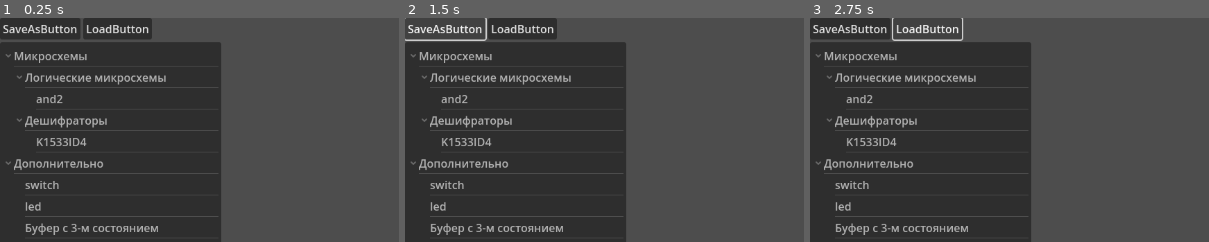
Above: before the commit, frames 1-3 (left to right).
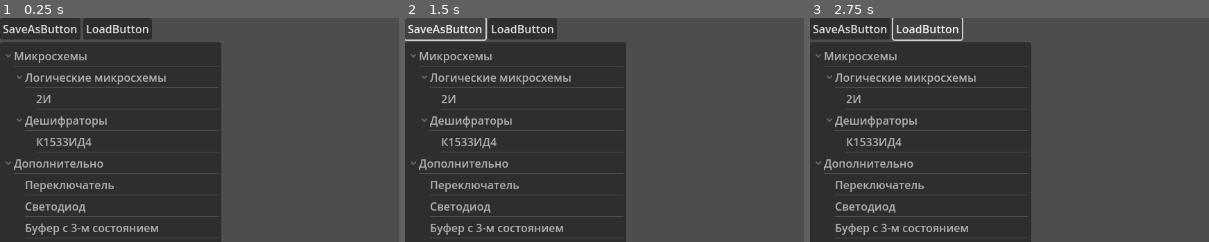
Above: after the commit, the same moments.

Repository: Andrien777/tvbuilder-m
Game: Godot game, scene res://ui/main_scene.tscn
Two runs of this game, one before a commit and one after it. Both use one fixed random seed, a clock stepped at 60 frames per second and the inputs below. The engine's default icon, where the game draws it, is replaced by a stand-in: a white triangle on a blue panel in a dark square.
Inputs (mouse positions are % of the whole screen's width and height, from its top left):
- Up to frame 1 (0.25 s): no input
- Up to frame 2 (1.5 s): tap Enter at 0.5 s; move the mouse to (72, 45) at 0.52 s; press the mouse at (72, 45) at 0.53 s; release the mouse at (72, 45) at 1.25 s; click "SaveAsButton" at 1.25 s
- Up to frame 3 (2.75 s): click "LoadButton" at 2 s
The pictures show only the part of the screen within x 0-50%, y 0-50%; the shares and areas given below are measured in that part.

The runs differ from the first frame. In frame 1, 1.0% of the frame differs, in the area x 6-29%, y 34-88%; in frame 2, 1.0%; in frame 3, 1.0%.
Error before the commit: Parse Error: Expected statement, found "Indent" instead. (res://netlist/netlist_class.gd:160)

Commit message:
Resolved merge conflicts. Kind of stable

Diff:
--- a/components/circuit_component.gd
+++ b/components/circuit_component.gd
@@ -22,7 +22,6 @@
 	var sprite = Sprite2D.new()
 	var hitbox = CollisionShape2D.new()
 	var shape = RectangleShape2D.new()
-	self.comp_name = comp_name
 	shape.size = test_texture.get_size()
 	hitbox.shape = shape
 	height = spec.height
@@ -160,7 +159,7 @@
 		})
 	return {
 		"id": id,
-		"name": comp_name,
+		"name": readable_name,
 		"num_pins": pinsArray.size(),
 		"pins": pinsArray,
 		"width": width,
--- a/components/ic/logic/led.gd
+++ b/components/ic/logic/led.gd
@@ -1,8 +1,8 @@
 extends CircuitComponent
 class_name LED
 var sprite: Sprite2D
-func initialize(spec: ComponentSpecification, comp_name: String)->void:
-	super.initialize(spec, comp_name)
+func initialize(spec: ComponentSpecification)->void:
+	super.initialize(spec)
 	self.scale = Vector2(0.5,1)
 	sprite = Sprite2D.new()
 	sprite.texture = test_texture
--- a/components/ic/logic/switch.gd
+++ b/components/ic/logic/switch.gd
@@ -7,8 +7,8 @@
 func _ready() -> void:
 	pass
 
-func initialize(spec: ComponentSpecification, comp_name: String)->void:
-	super.initialize(spec, comp_name)
+func initialize(spec: ComponentSpecification)->void:
+	super.initialize(spec)
 	self.scale = Vector2(0.5,1)
 	var button = SwitchButton.new()
 	button.initialize(self)
--- a/netlist/netlist_class.gd
+++ b/netlist/netlist_class.gd
@@ -156,8 +156,7 @@
 	for key in nodes.keys():
 		if key.direction == NetConstants.DIRECTION.DIRECTION_INPUT_OUTPUT:
 			key.parent._process_signal()
-
-				print("Short circuit")
+			print("Short circuit")
 
 func get_json_adjacency():
 	var visited: Array[Pin]
--- a/ui/ic_elements_tree/tree_config.json
+++ b/ui/ic_elements_tree/tree_config.json
@@ -8,7 +8,7 @@
 					"group_name": "Логические микросхемы",
 					"subelements": [
 						{
-							"ic_name": "and2",
+							"ic_name": "2И",
 							"config_path": "res://components/ic/configs/and2.json",
 							"logic_class_path": "res://components/ic/logic/And2.gd"
 						}
@@ -18,7 +18,7 @@
 					"group_name": "Дешифраторы",
 					"subelements": [
 						{
-							"ic_name": "K1533ID4",
+							"ic_name": "К1533ИД4",
 							"config_path": "res://components/ic/configs/K1533ID4.json",
 							"logic_class_path": "res://components/ic/demux/K1533ID4.gd"
 						}
@@ -30,12 +30,12 @@
 			"group_name": "Дополнительно",
 			"subelements": [
 				{
-					"ic_name": "switch",
+					"ic_name": "Переключатель",
 					"config_path": "res://components/ic/configs/switch.json",
 					"logic_class_path": "res://components/ic/logic/switch.gd"
 				},
 				{
-					"ic_name": "led",
+					"ic_name": "Светодиод",
 					"config_path": "res://components/ic/configs/led.json",
 					"logic_class_path": "res://components/ic/logic/led.gd"
 				},
--- a/ui/main_scene.gd
+++ b/ui/main_scene.gd
@@ -17,7 +17,7 @@
 		spec.initialize_from_json( ICsTreeManager.get_config_path(element_name) )
 
 		var element: CircuitComponent = load( ICsTreeManager.get_class_path(element_name) ).new()
-		element.initialize(spec, element_name)
+		element.initialize(spec)
 		element.position = get_global_mouse_position()
 		add_child(element)
 	elif event.is_action_pressed("save_scheme"):
--- a/ui/main_scene.tscn
+++ b/ui/main_scene.tscn
@@ -1,10 +1,8 @@
-[gd_scene load_steps=6 format=3 uid="uid://df5br6oh56ejc"]
-
+[gd_scene load_steps=9 format=3 uid="uid://df5br6oh56ejc"]
 
 [ext_resource type="Script" path="res://ui/main_scene.gd" id="1_8vqs3"]
 [ext_resource type="Shader" path="res://shaders/grid.gdshader" id="2_7ckc8"]
 [ext_resource type="Script" path="res://ui/camera_2d.gd" id="2_pmywl"]
-[ext_resource type="Script" path="res://ui/button.gd" id="3_7hkas"]
 [ext_resource type="Texture2D" uid="uid://xbhxywpvacu6" path="res://icon.svg" id="3_ade1w"]
 [ext_resource type="Script" path="res://ui/ic_elements_tree/ics_tree.gd" id="3_q10ex"]
 [ext_resource type="Script" path="res://ui/save_file_dialog.gd" id="4_5cvoo"]
@@ -37,7 +35,6 @@
 [node name="ButtonsContainer" type="HBoxContainer" parent="UiCanvasLayer/FunctionalUIContainer"]
 layout_mode = 2
 
-
 [node name="SaveAsButton" type="Button" parent="UiCanvasLayer/FunctionalUIContainer/ButtonsContainer"]
 layout_mode = 2
 text = "SaveAsButton"
@@ -55,7 +52,6 @@
 hide_root = true
 script = ExtResource("3_q10ex")
 
-
 [node name="Grid" type="Sprite2D" parent="."]
 visible = false
 z_index = -1
@@ -63,9 +59,6 @@
 position = Vector2(576, 324)
 scale = Vector2(9, 5.0625)
 texture = ExtResource("3_ade1w")
-
-[connection signal="item_mouse_selected" from="UiCanvasLayer/VBoxContainer/Tree" to="UiCanvasLayer/VBoxContainer/Tree" method="_on_item_mouse_selected"]
-[connection signal="nothing_selected" from="UiCanvasLayer/VBoxContainer/Tree" to="UiCanvasLayer/VBoxContainer/Tree" method="_on_nothing_selected"]
 
 [node name="SaveAsFileDialog" type="FileDialog" parent="."]
 initial_position = 4
@@ -75,10 +68,10 @@
 script = ExtResource("4_5cvoo")
 
 [node name="LoadFileDialog" type="FileDialog" parent="."]
-title = "Load from a File"
+title = "Open a File"
 initial_position = 4
 size = Vector2i(500, 400)
-ok_button_text = "Load"
+ok_button_text = "Open"
 file_mode = 0
 access = 2
 show_hidden_files = true
--- a/ui/save_manager.gd
+++ b/ui/save_manager.gd
@@ -30,22 +30,26 @@
 	for ic in parsed.components:
 		var component: CircuitComponent
 		match(ic.name):
-			"K1533ID4":
+			"К1533ИД4":
 				component = K1533ID4.new()
-			"and2":
+			"2И":
 				component = And2.new()
-			"led":
+			"Светодиод":
 				component = LED.new()
-			"switch":
+			"Переключатель":
 				component = Switch.new()
+			"Буфер с 3-м состоянием":
+				component = Tristate.new()
+			"Ячейка памяти":
+				component = Memory.new()
 		var spec = ComponentSpecification.new()
 		var pinSpecArray: Array[PinSpecification]
 		for pin in ic.pins:
 			var pinSpec = PinSpecification.new()
-			pinSpec.initialize(pin.index, NetConstants.parse_direction(pin.direction), pin.position, pin.readable_name, pin.description)
+			pinSpec.initialize(pin.index, NetConstants.parse_direction(pin.direction), pin.position, pin.readable_name, pin.description,[])
 			pinSpecArray.append(pinSpec)
-		spec.initialize(ic.num_pins, ic.height, ic.width, ic.texture, pinSpecArray)
-		component.initialize(spec, ic.name)
+		spec.initialize(ic.name, ic.num_pins, ic.height, ic.width, ic.texture, pinSpecArray)
+		component.initialize(spec)
 		component.id = ic.id
 		scene.add_child(component)
 		var pos = ic.position.split(",")
Not shown, added: export_presets.cfg
Not shown, added: build/tvb2.console.exe
Not shown, added: build/tvb2.exe
